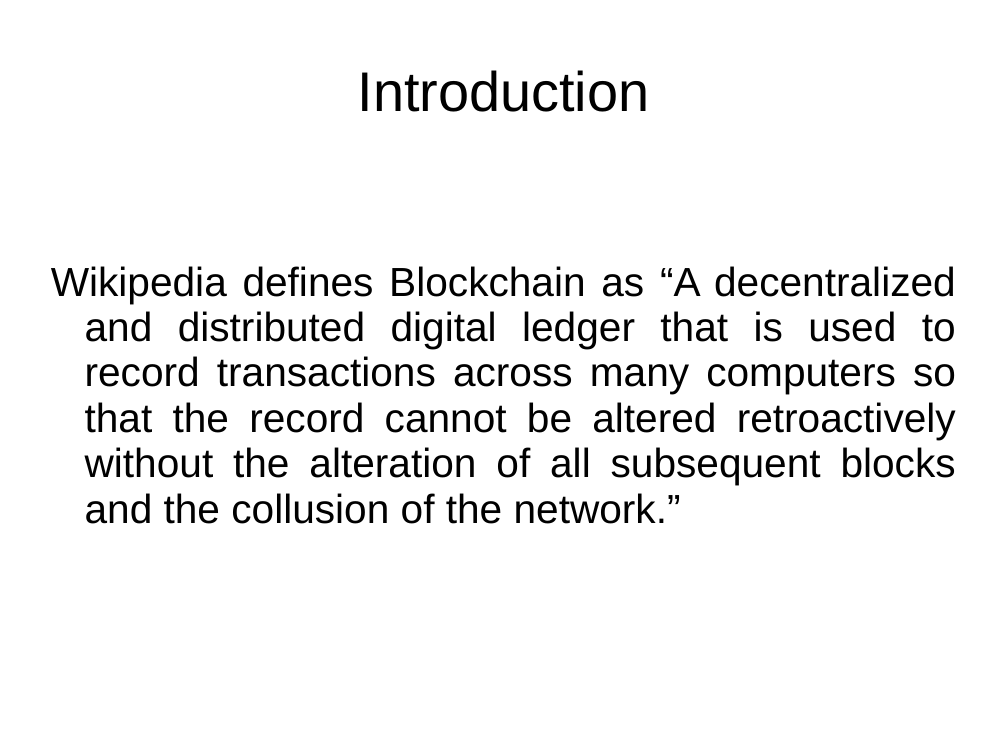
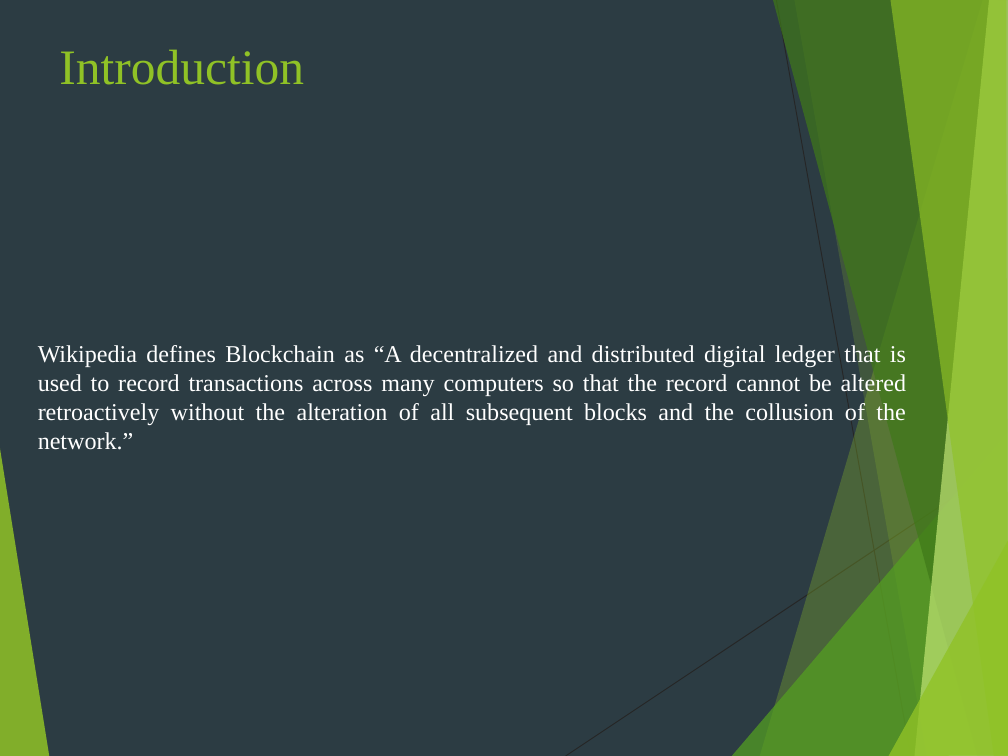
Before and after one commit to ayushbansal323/TE, a slide deck: slide 4 of Seminar/seminar1.ppt. Drawn at 1008x756 pixels with LibreOffice and Linux fonts; fonts in the diff are those of the drawing. Boxes give left, top, right and bottom in pixels: in the first picture for what was removed or moved away, otherwise in the second. Text is boxed around its words. In the diff, an @@ line names an element or a change of style, - is before the commit and + after.

```diff
--- a/Seminar/seminar1.ppt
+++ b/Seminar/seminar1.ppt
@@ background #FFFFFF to #2C3C43 @@
@@ title "Introduction" at [59,49,304,85]: size 44 to 39 pt, font Arial to Times New Roman, text colour #000000 to #90C226; alignment centre to left; line spacing 0.93 to 1; vertical alignment middle to top @@
@@ subtitle "Wikipedia defines Blockchain as “A ...": place and size @@
-subtitle "Wikipedia defines Blockchain as “A ..." at [51,266,956,524]
+subtitle "Wikipedia defines Blockchain as “A ..." at [38,345,906,450]
@@ subtitle "Wikipedia defines Blockchain as “A ..." at [38,345,906,450]: size 32 to 19 pt, font Arial to Times New Roman, text colour #000000 to #FFFFFF; indent changed; line spacing 0.93 to 1 @@
@@ group added at [0,0,1008,756]: 8 freeform shapes, 2 lines @@
```
Also in this commit, not shown: 9 other slides changed, 1 slide added, 3 other files.
